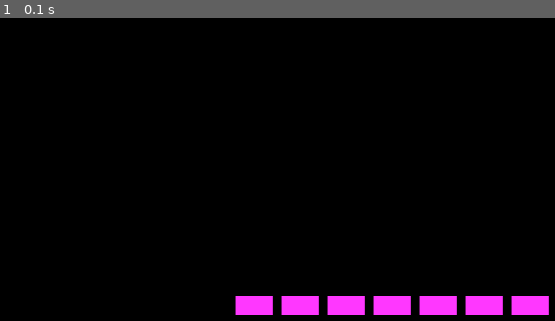
Above: before the commit, frame 1.
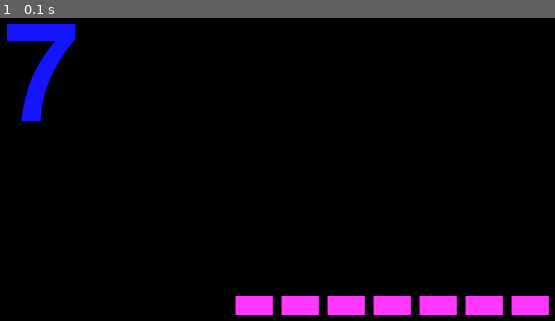
Above: after the commit, the same moment.

Repository: hugo-belaloui/pendu
Game: pygame game, started from pendu.py
Two runs of this game, one before a commit and one after it. Both use one fixed random seed, a clock stepped at 60 frames per second and the inputs below.
Inputs:
- Up to frame 1 (0.1 s): no input

The runs differ from the first frame. In frame 1, 1.6% of the frame differs, in the area x 1-14%, y 1-35%.

Commit message:
Added win loss conditions to the previous gameloop

Diff:
--- a/pendu.py
+++ b/pendu.py
@@ -5,8 +5,9 @@
 
 with open('words.txt', mode='r', encoding='utf-8') as f: #open file named words.txt choose mode (r)ead, (w)rite, encoding, with automatically close the file once the bloc is over
     random_word = random.choice(f.read().splitlines()).lower() #read the folder, splitlines \n make it a list and choose randomly in that list
+guessed_letters = ""
+lives = 7
 
-guessed_letters = ""
 
 def displayed_word(word, guesses):
     '''
@@ -32,23 +33,45 @@
 pygame.display.set_caption("Mon Premier Jeu Pygame")
 font = pygame.font.Font(None, 200) #setup the font, none is default pygame font
 text_render = font.render(displayed_word(random_word, guessed_letters), True, (255,55,255)) #render text, text, antialiasing true, color
-
 text_rectangle = text_render.get_rect(center = (400, 300)) #compute the position of the box containing the text
 
 
 game_on = True
+game_over = False
+
 while game_on:
     for event in pygame.event.get():
         if event.type == pygame.QUIT: # if we quit
             game_on = False
-        if event.type == pygame.KEYDOWN:
-            guessed_letters += event.unicode
-            # Update the text image when a key is pressed
-            text_render = font.render(displayed_word(random_word, guessed_letters), True, (255,55,255))
-            text_rectangle = text_render.get_rect(center = (400, 300))
+        if event.type == pygame.KEYDOWN and not game_over:
+            if event.unicode.isalpha(): # verify that the input is a letter and not a special key like SPACE or ESCAPE
+                letter = event.unicode.lower() # add that input to the var and convert it in lowercase
+                if letter not in guessed_letters:
+                    guessed_letters += letter
+                if letter not in random_word:
+                    lives -= 1
 
+                # Update the text image when a key is pressed
+                text_render = font.render(displayed_word(random_word, guessed_letters), True, (255,55,255))
+                text_rectangle = text_render.get_rect(center = (screen.get_width()//2, screen.get_height()//2))
     screen.fill((0, 0, 0)) # Clear the screen
     screen.blit(text_render, text_rectangle) #draw the text can add the coordinates x and y
+
+    text_render_lives = font.render(str(lives), True, (20,20,255))
+    text_rectangle_lives = text_render_lives.get_rect(topleft=(10, 10))
+    screen.blit(text_render_lives, text_rectangle_lives)
+
+    if lives == 0:
+        game_over = True
+        text_render_loss = font.render("Perdu", True, (255,55,255))
+        text_rectangle_loss = text_render_loss.get_rect(midtop = (screen.get_width()//2, 0))
+        screen.blit(text_render_loss, text_rectangle_loss)
+    if "-" not in displayed_word(random_word, guessed_letters):
+        game_over = True
+        text_render_win = font.render("Gagné", True, (12,33,12))
+        text_rectangle_win = text_render_win.get_rect(midbottom = (screen.get_width()//2, screen.get_height()))
+        screen.blit(text_render_win, text_rectangle_win)
+
     pygame.display.flip() #continuously update the screen
 
 pygame.quit()
Not shown, added: .gitignore
